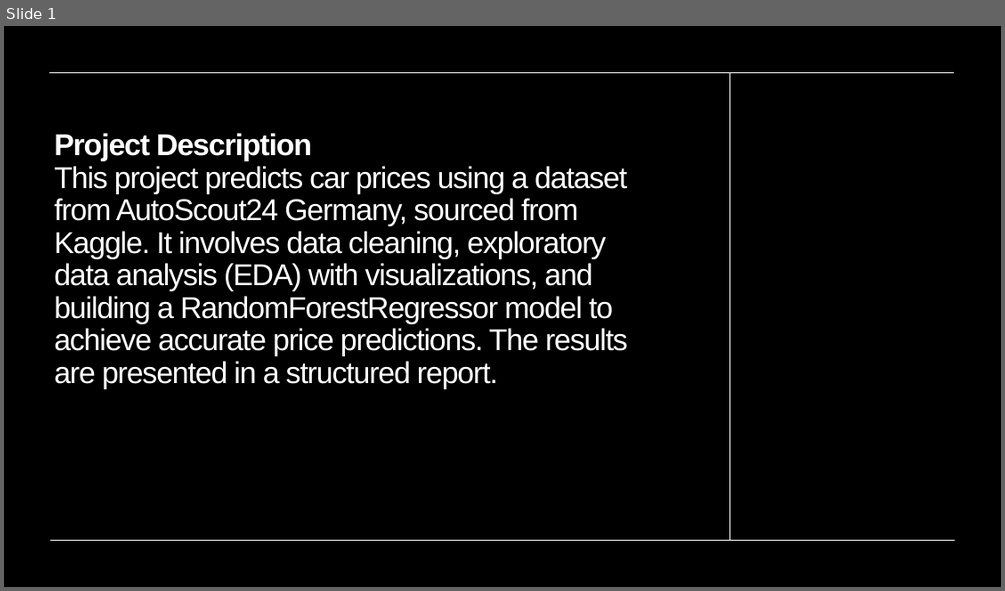
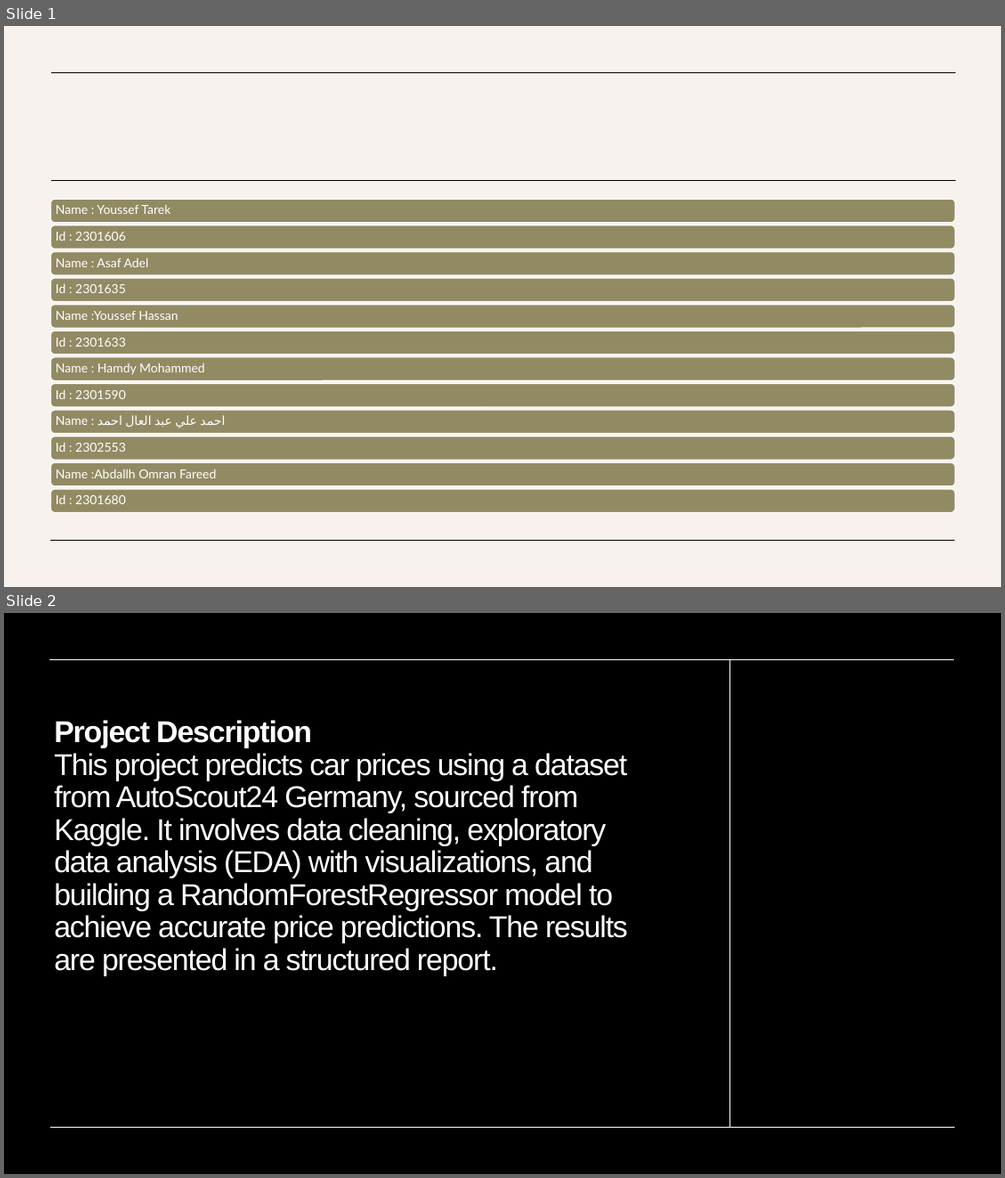
Before and after one commit to AbdallhOmran/Used-car-prices, a slide deck: Cars price.pptx. Shown one above the other, each under a label of ours: slide 1 before the commit, slides 1 and 2 after it. The pictures are 1005x591 and 1005x1178 pixels, drawn with LibreOffice and Linux fonts; fonts in the diff are those of the drawing; background and template pictures are left out; a plain dark background stands for a picture behind light text. Boxes give left, top, right and bottom in pixels: in the first picture for what was removed or moved away, otherwise in the second. Text is boxed around its words. In the diff, an @@ line names an element or a change of style, - is before the commit and + after.

```diff
--- a/Cars price.pptx
+++ b/Cars price.pptx
@@ slide 1 added at (4, 26, 1001, 587), background #F7F2EE @@
@@ line added from (956, 72) to (51, 72), #000000 0.5 pt @@
@@ line added from (956, 180) to (51, 180), #000000 0.5 pt @@
@@ group added at (50, 199, 955, 512): 12 rounded rectangles, 12 texts @@
+Name : Youssef Tarek
+Id : 2301606
+Name : Asaf Adel
+Id : 2301635
+Name :Youssef Hassan
+Id : 2301633
+Name : Hamdy Mohammed
+Id : 2301590
+Name : احمد علي عبد العال احمد
+Id : 2302553
+Name :Abdallh Omran Fareed
+Id : 2301680
@@ line added from (955, 540) to (50, 540), #000000 0.5 pt @@
@@ what was slide 1 is now slide 2 @@
```
Also in this commit, not shown: 1 other file.
